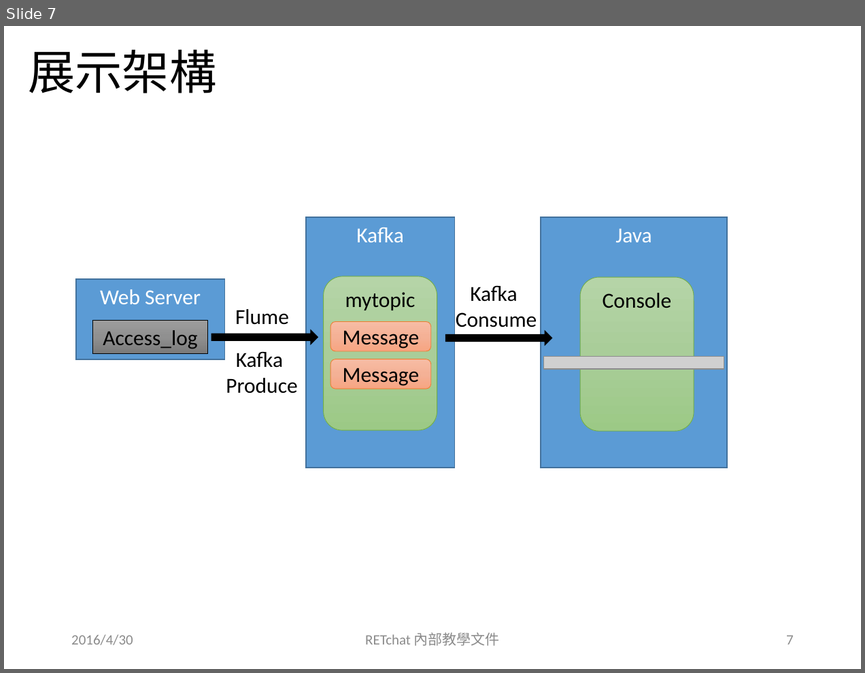
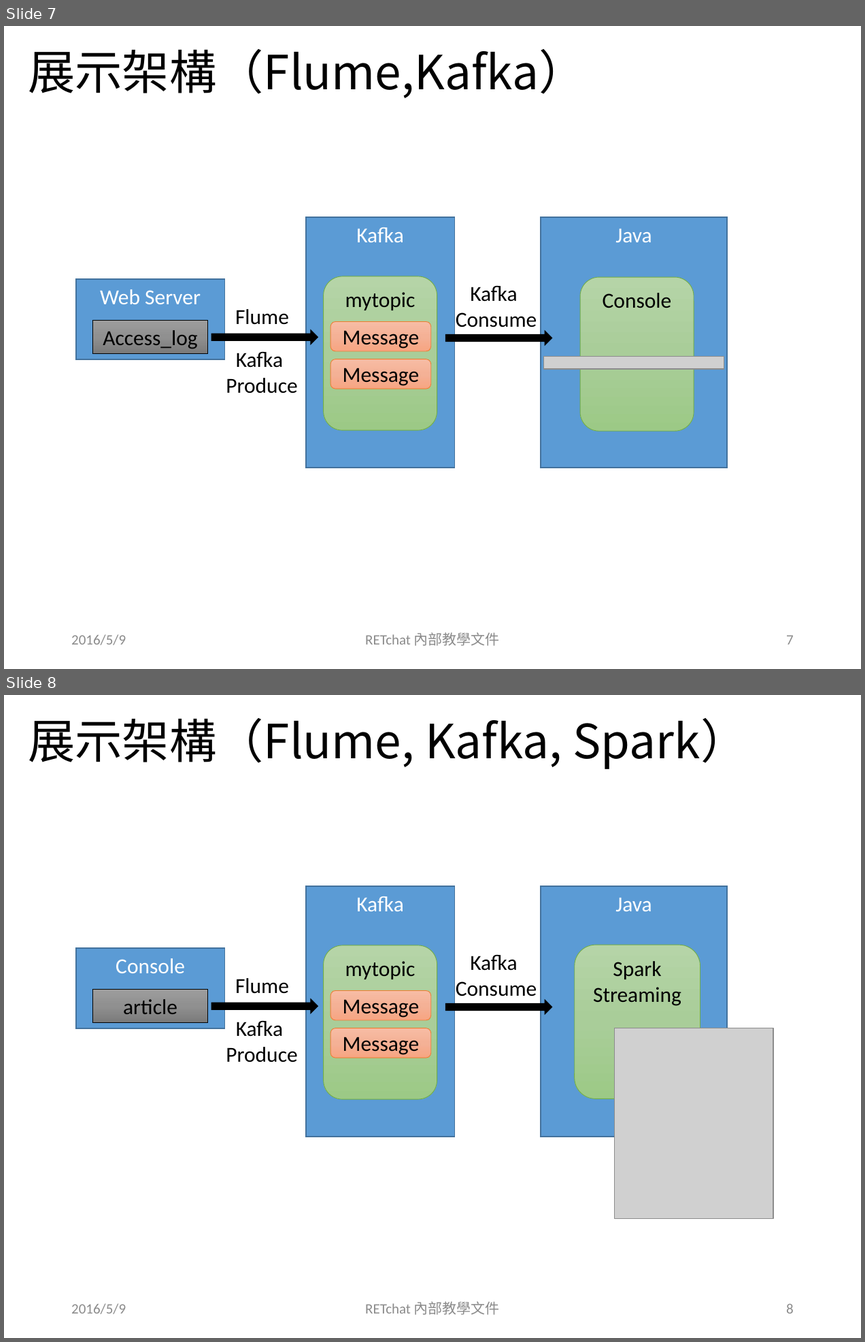
Before and after one commit to Aiden128/retchat-doc, a slide deck: Kafka/Kafka_20160430.pptx. Shown one above the other, each under a label of ours: slide 7 before the commit, slides 7 and 8 after it. The pictures are 865x673 and 865x1342 pixels, drawn with LibreOffice and Linux fonts; fonts in the diff are those of the drawing; grey boxes stand for pictures. Boxes give left, top, right and bottom in pixels: in the first picture for what was removed or moved away, otherwise in the second. Text is boxed around its words. In the diff, an @@ line names an element or a change of style, - is before the commit and + after.

Commit message:
Add Kafka integration  with Spark Streaming chapter.

```diff
--- a/Kafka/Kafka_20160430.pptx
+++ b/Kafka/Kafka_20160430.pptx
@@ slide 8 added at (4, 695, 861, 1338), background #FFFFFF @@
@@ title added at (28, 718, 748, 769), 39.6 pt, text #000000 @@
+展示架構（Flume, Kafka, Spark）
@@ rectangle added at (306, 886, 455, 1136), fill #5B9BD5, outline #43739E 1 pt, 18 pt, text #FFFFFF @@
+Kafka
@@ rectangle added at (541, 886, 727, 1136), fill #5B9BD5, outline #43739E 1 pt, 18 pt, text #FFFFFF @@
+Java
@@ rectangle added at (76, 948, 225, 1028), fill #5B9BD5, outline #43739E 1 pt, 18 pt, text #FFFFFF @@
+Console
@@ rounded rectangle added at (324, 945, 438, 1100), fill gradient #B5D5A7 to #AACE9A to #9CC987, outline #70AD47 0.5 pt, 18 pt, text #000000 @@
+mytopic
@@ text added at (456, 955, 537, 996), 18 pt, text #000000 @@
+Kafka
+Consume
@@ rounded rectangle added at (575, 945, 700, 1098), fill gradient #B5D5A7 to #AACE9A to #9CC987, outline #70AD47 0.5 pt, 18 pt, text #000000 @@
+Spark
+Streaming
@@ text added at (235, 978, 289, 994), 18 pt, text #000000 @@
+Flume
@@ rectangle added at (93, 989, 208, 1022), fill gradient #9D9D9D to #909090 to #7C7C7C, outline #000000 0.5 pt, 18 pt, text #000000 @@
+article
@@ right arrow added at (211, 999, 317, 1012), fill #000000, outline #000000 1 pt @@
@@ rounded rectangle added at (330, 991, 430, 1021), fill gradient #F7BDA5 to #F5B196 to #F8A582, outline #ED7D31 0.5 pt, 18 pt, text #000000 @@
+Message
@@ right arrow added at (446, 1000, 551, 1013), fill #000000, outline #000000 1 pt @@
@@ text added at (226, 1021, 297, 1062), 18 pt, text #000000 @@
+Kafka
+Produce
@@ rounded rectangle added at (330, 1028, 430, 1058), fill gradient #F7BDA5 to #F5B196 to #F8A582, outline #ED7D31 0.5 pt, 18 pt, text #000000 @@
+Message
@@ picture added at (614, 1028, 772, 1219) @@
@@ text added at (71, 1303, 126, 1314), 12 pt, text #8C8C8C @@
+2016/5/9
@@ text added at (365, 1301, 500, 1314), 12 pt, text #8C8C8C @@
+RETchat 內部教學文件
@@ page number added at (786, 1304, 793, 1313), 12 pt, text #8C8C8C @@
+8
@@ slide 7 changed as well @@
@@ title at (28, 49, 585, 98): text changed @@
-展示架構
+展示架構（Flume,Kafka）
@@ text at (71, 634, 126, 645): text changed @@
-2016/4/30
+2016/5/9
```
Also in this commit, not shown: 22 other slides changed, 13 other files.
